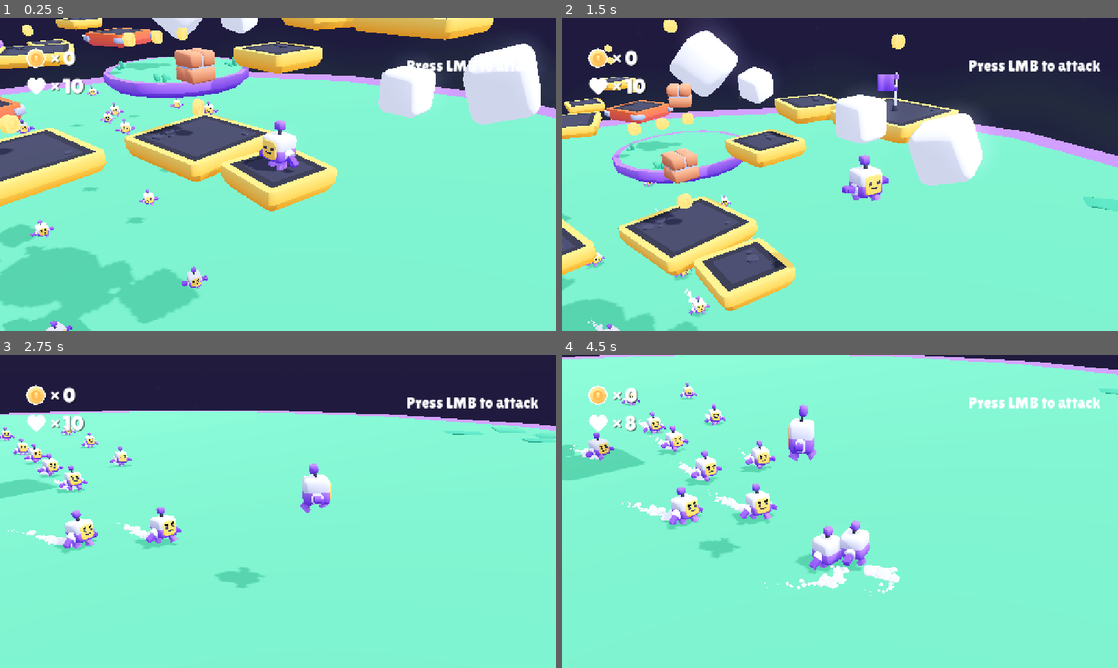
Above: before the commit, frames 1-4 (two rows, left to right).
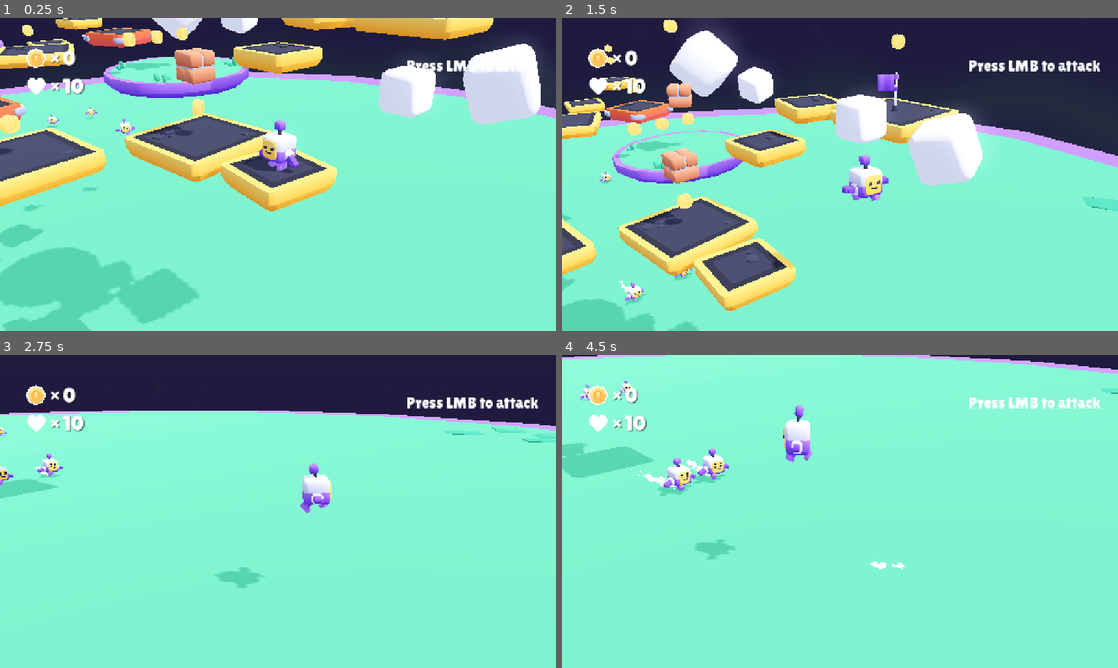
Above: after the commit, the same moments.

Repository: ryan-maximilian/survivors-game
Game: Godot game, scene res://scenes/main.tscn
Two runs of this game, one before a commit and one after it. Both use one fixed random seed, a clock stepped at 60 frames per second and the inputs below.
Inputs:
- Up to frame 1 (0.25 s): no input
- Up to frame 2 (1.5 s): hold D (move_right) 0.53-1.28 s; tap Space (jump) at 0.6, 0.77, 1.07 s; hold S (move_back) from 1.28 s (still down); tap Down (camera_down) at 1.35 s
- Up to frame 3 (2.75 s): tap Space (jump) at 1.52, 1.55, 1.82, 2.3 s; release S (move_back) at 2.03 s; hold D (move_right) from 2.03 s (still down); tap Left (camera_left) at 2.1 s
- Up to frame 4 (4.5 s): release D (move_right) at 2.78 s; hold W (move_forward) 2.78-3.53 s; tap Right (camera_right) at 2.85 s; tap Space (jump) at 3.02, 3.05, 3.32, 3.77, 3.8, 4.07, 4.35 s; hold A (move_left) from 3.53 s (still down); tap Up (camera_up) at 3.6 s

The runs differ from the first frame. In frame 1, 1.0% of the frame differs, in the area x 3-40%, y 21-100%; in frame 2, 0.6%; in frame 3, 2.3%; in frame 4, 6.8%, in the area x 0-100%, y 0-77%.

Commit message:
feat: factions for player, enemy, and hurtbox nodes
Players and enemies now check for the "faction" of a hurtbox before applying damage. Hurtboxes with non-matching factions will deal damage, and hurtboxes with the same faction do not, preventing friendly fire.

Diff:
--- a/objects/enemy_1.tscn
+++ b/objects/enemy_1.tscn
@@ -51,21 +51,6 @@
 
 [node name="Character" parent="." instance=ExtResource("2_nqg48")]
 
-[node name="leg-left" parent="Character/character/root" index="0"]
-transform = Transform3D(0.965926, 0, 0.258819, 0, 1, 0, -0.258819, 0, 0.965926, 0.125, 0.17625, -0.02375)
-
-[node name="leg-right" parent="Character/character/root" index="1"]
-transform = Transform3D(0.965926, 0, -0.258819, 0, 1, 0, 0.258819, 0, 0.965926, -0.125, 0.17625, -0.02375)
-
-[node name="torso" parent="Character/character/root" index="2"]
-transform = Transform3D(1, 0, 0, 0, 0.996194, 0.0871557, 0, -0.0871557, 0.996194, -1.80478e-15, 0.17625, -0.02375)
-
-[node name="arm-left" parent="Character/character/root/torso" index="0"]
-transform = Transform3D(0.707107, 0.707107, 0, -0.707107, 0.707107, 0, 0, 0, 1, 0.3, 0.175, 0)
-
-[node name="arm-right" parent="Character/character/root/torso" index="1"]
-transform = Transform3D(0.707107, -0.707107, 0, 0.707107, 0.707107, 0, 0, 0, 1, -0.3, 0.1195, 0)
-
 [node name="eyebrow1" type="MeshInstance3D" parent="Character/character/root/torso" index="3"]
 transform = Transform3D(0.962479, 0.271356, 0, -0.270324, 0.958817, -0.0871558, -0.0236503, 0.0838856, 0.996195, -0.105074, 0.428817, 0.331305)
 mesh = SubResource("BoxMesh_tlfi0")
--- a/objects/hurtbox.gd
+++ b/objects/hurtbox.gd
@@ -1,13 +1,15 @@
 extends Area3D
 
-@export_subgroup("Properties")
+@export_subgroup("Hurtbox Properties")
 @export var damage = 2
+@export var faction: int = 0
+@export var originator = get_parent()
 
 # Collecting coins
 
 func _on_body_entered(body):
 	if body.has_method("get_hurt") and !body.get("hurt_timer"):
 
-		body.get_hurt(damage)
+		body.get_hurt(damage, faction)
 
 		Audio.play("res://sounds/coin.ogg") # Play sound
--- a/objects/player.tscn
+++ b/objects/player.tscn
@@ -1,10 +1,11 @@
-[gd_scene load_steps=11 format=3 uid="uid://dl2ed4gkybggf"]
+[gd_scene load_steps=12 format=3 uid="uid://dl2ed4gkybggf"]
 
 [ext_resource type="Script" uid="uid://br1k30d32naot" path="res://scripts/player.gd" id="1_ffboj"]
 [ext_resource type="PackedScene" uid="uid://c0e27836xgmhi" path="res://objects/character.tscn" id="2_nero3"]
 [ext_resource type="Texture2D" uid="uid://8ggihh27mlrr" path="res://sprites/blob_shadow.png" id="3_0c7wt"]
 [ext_resource type="ArrayMesh" uid="uid://deu06eho4c74" path="res://meshes/dust.res" id="4_mvhqy"]
 [ext_resource type="AudioStream" uid="uid://cydjn1ct3hps2" path="res://sounds/walking.ogg" id="5_ics1s"]
+[ext_resource type="PackedScene" uid="uid://b5k2wefdotcy1" path="res://objects/hurtbox.tscn" id="6_3rerk"]
 
 [sub_resource type="CapsuleShape3D" id="CapsuleShape3D_gdq8c"]
 radius = 0.3
@@ -66,4 +67,8 @@
 pitch_scale = 1.25
 autoplay = true
 
+[node name="Hurtbox" parent="." instance=ExtResource("6_3rerk")]
+transform = Transform3D(1, 0, 0, 0, 1, 0, 0, 0, 1, 0, 0.596959, 0.682616)
+faction = 1
+
 [editable path="Character"]
--- a/scenes/main.tscn
+++ b/scenes/main.tscn
@@ -259,41 +259,17 @@
 text = "Press LMB to attack"
 label_settings = SubResource("LabelSettings_muem4")
 
-[node name="Enemy7" parent="." instance=ExtResource("16_jbj1t")]
-transform = Transform3D(1, 0, 0, 0, 1, 0, 0, 0, 1, -37.2058, -5.90857, -10.6637)
-
-[node name="Enemy8" parent="." instance=ExtResource("16_jbj1t")]
-transform = Transform3D(1, 0, 0, 0, 1, 0, 0, 0, 1, -35.865, -5.63817, -16.7622)
-
-[node name="Enemy9" parent="." instance=ExtResource("16_jbj1t")]
-transform = Transform3D(1, 0, 0, 0, 1, 0, 0, 0, 1, -28.9019, -6.22683, -8.25325)
-
-[node name="Enemy10" parent="." instance=ExtResource("16_jbj1t")]
-transform = Transform3D(1, 0, 0, 0, 1, 0, 0, 0, 1, -27.561, -5.95643, -14.3517)
+[node name="Enemy12" parent="." instance=ExtResource("16_jbj1t")]
+transform = Transform3D(1, 0, 0, 0, 1, 0, 0, 0, 1, -41.1958, -9.05242, -11.6855)
 
 [node name="Enemy11" parent="." instance=ExtResource("16_jbj1t")]
 transform = Transform3D(1, 0, 0, 0, 1, 0, 0, 0, 1, -20.5979, -4.52621, -5.84277)
 
-[node name="Enemy12" parent="." instance=ExtResource("16_jbj1t")]
-transform = Transform3D(1, 0, 0, 0, 1, 0, 0, 0, 1, -19.2571, -4.25582, -11.9412)
-
-[node name="Enemy3" parent="." instance=ExtResource("16_jbj1t")]
-transform = Transform3D(1, 0, 0, 0, 1, 0, 0, 0, 1, -26.2525, -4.80726, -1.13299)
-
-[node name="Enemy4" parent="." instance=ExtResource("16_jbj1t")]
-transform = Transform3D(1, 0, 0, 0, 1, 0, 0, 0, 1, -24.9117, -4.53686, -7.23144)
-
-[node name="Enemy5" parent="." instance=ExtResource("16_jbj1t")]
-transform = Transform3D(1, 0, 0, 0, 1, 0, 0, 0, 1, -17.9486, -8.21059, 1.27749)
-
-[node name="Enemy6" parent="." instance=ExtResource("16_jbj1t")]
-transform = Transform3D(1, 0, 0, 0, 1, 0, 0, 0, 1, -16.6078, -7.94019, -4.82096)
-
-[node name="Enemy" parent="." instance=ExtResource("16_jbj1t")]
-transform = Transform3D(1, 0, 0, 0, 1, 0, 0, 0, 1, -9.64472, -8.43927, 3.68797)
-
-[node name="Enemy2" parent="." instance=ExtResource("16_jbj1t")]
-transform = Transform3D(1, 0, 0, 0, 1, 0, 0, 0, 1, -8.30391, -8.16887, -2.41048)
+[node name="Enemy13" parent="." instance=ExtResource("16_jbj1t")]
+transform = Transform3D(1, 0, 0, 0, 1, 0, 0, 0, 1, -41.1958, -9.05242, -7.5417)
+
+[node name="Enemy14" parent="." instance=ExtResource("16_jbj1t")]
+transform = Transform3D(1, 0, 0, 0, 1, 0, 0, 0, 1, -20.5979, -4.52621, -1.69893)
 
 [connection signal="coin_collected" from="Player" to="HUD" method="_on_coin_collected"]
 [connection signal="health_changed" from="Player" to="HUD" method="_on_health_changed"]
--- a/scripts/enemy.gd
+++ b/scripts/enemy.gd
@@ -16,7 +16,11 @@
 var jump_single = true
 var jump_double = true
 
-var health = 10
+var health = 2
+var hurt_timer := false
+
+@export_subgroup("Faction")
+@export var faction: int = 0 ## Faction controls which hurtboxes affect the player.
 
 @onready var particles_trail = $ParticlesTrail
 @onready var sound_footsteps = $SoundFootsteps
@@ -145,3 +149,30 @@
 		jump_double = true;
 	else:
 		jump_double = false;
+
+# Hurt
+
+func get_hurt(damage, hurtbox_faction: int):
+
+	if faction != hurtbox_faction:
+
+		health -= damage
+
+		hurt_timer = true
+
+		Audio.play("res://sounds/hit3.ogg")
+
+		if health > 0:
+			await get_tree().create_timer(0.2).timeout # time is in seconds
+			hurt_timer = false
+		else:
+			die()
+
+	else:
+		pass
+
+# Death logic
+
+func die():
+	Audio.play("res://sounds/fallbig.ogg")
+	queue_free()
--- a/scripts/player.gd
+++ b/scripts/player.gd
@@ -20,9 +20,12 @@
 var jump_double = true
 
 var coins = 0
+
 var health = 10
-
 var hurt_timer := false
+
+@export_subgroup("Faction")
+@export var faction: int = 1 ## Faction controls which hurtboxes affect the player.
 
 @onready var particles_trail = $ParticlesTrail
 @onready var sound_footsteps = $SoundFootsteps
@@ -168,22 +171,27 @@
 
 # Hurt
 
-func get_hurt(damage):
-
-	health -= damage
-
-	health_changed.emit(health)
-	print(health)
-
-	hurt_timer = true
-
-	Audio.play("res://sounds/hit3.ogg")
-
-	if health > 0:
-		await get_tree().create_timer(1).timeout # time is in seconds
-		hurt_timer = false
+func get_hurt(damage, hurtbox_faction: int):
+
+	if faction != hurtbox_faction:
+
+		health -= damage
+
+		health_changed.emit(health)
+		print(health)
+
+		hurt_timer = true
+
+		Audio.play("res://sounds/hit3.ogg")
+
+		if health > 0:
+			await get_tree().create_timer(1).timeout # time is in seconds
+			hurt_timer = false
+		else:
+			die()
+
 	else:
-		die()
+		pass
 
 # Death logic
 
